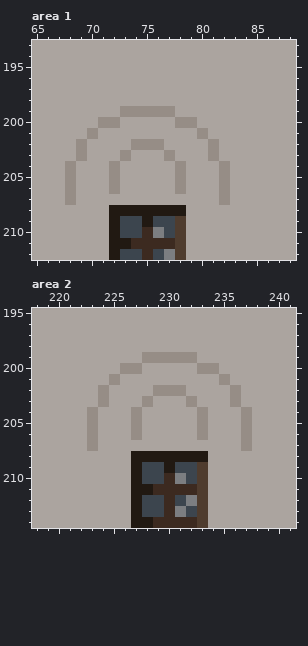
Pixel-art file -- art/sakala.aseprite. The picture above was drawn from the file before the commit.
300x300 pixels, 1 frame. Colours within 5 levels of each other are drawn and written as one. Shown: area 1: x 65..88, y 193..212; area 2: x 218..241, y 195..214. The commit also changed other parts of the picture, which this record leaves out.
Now the later version:
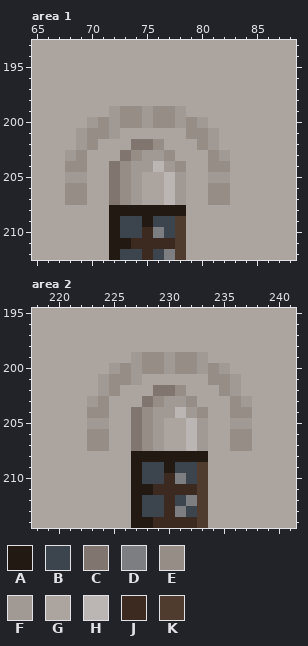
Palette (. is transparent): A #211912  B #3c454e  C #80756f  D #7c7e81  E #968d86  F #a19993  G #aba49f  H #bbb6b3  J #3c2a20  K #4f3c2e
Changes in this commit:
Area 1, layer "Maja":
The edit turns colour E into colour C in row 202 at x 74 to 75; in row 203 at x 73; in rows 204 to 206 at x 72.
The edit turns colour G into colour C in row 207 at x 72.
The edit turns colour G into colour E in row 200 at x 73 to 74 and 76 to 77; in row 201 at x 71 and 79; in row 202 at x 70 and 80; in row 203 at x 74; in row 204 at x 69, 73 and 81; in row 205 at x 73.
The edit turns colour G into colour E in rows 206 to 207 at x 69, 73 and 81.
The edit turns colour E into colour F in row 199 at x 75; in row 200 at x 72 and 78; in row 202 at x 69 and 81; in row 205 at x 68, 78 and 82; in row 206 at x 78.
The edit turns colour G into colour F in row 199 at x 72 and 78; in row 200 at x 70, 75 and 80; in row 201 at x 69, 72 and 81; in row 203 at x 68, 75 to 76 and 82; in row 204 at x 74 to 75 and 77; in row 205 at x 69, 74 and 81.
The edit turns colour G into colour F in row 206 at x 74; in row 207 at x 74 and 78.
The edit turns colour G into colour H in row 204 at x 76; in rows 205 to 207 at x 77.
Area 2, layer "Maja":
The edit turns colour E into colour C in row 202 at x 229 to 230; in row 203 at x 228; in rows 204 to 206 at x 227.
The edit turns colour G into colour C in row 207 at x 227.
The edit turns colour G into colour E in row 200 at x 228 to 229 and 231 to 232; in row 201 at x 226 and 234; in row 202 at x 225 and 235; in row 203 at x 229; in row 204 at x 224, 228 and 236; in row 205 at x 228.
The edit turns colour G into colour E in rows 206 to 207 at x 224, 228 and 236.
The edit turns colour E into colour F in row 199 at x 230; in row 200 at x 227 and 233; in row 202 at x 224 and 236; in row 205 at x 223, 233 and 237; in row 206 at x 233.
The edit turns colour G into colour F in row 199 at x 227 and 233; in row 200 at x 225, 230 and 235; in row 201 at x 224, 227 and 236; in row 203 at x 223, 230 to 231 and 237; in row 204 at x 229 to 230 and 232; in row 205 at x 224, 229 and 236.
The edit turns colour G into colour F in row 206 at x 229; in row 207 at x 229 and 233.
The edit turns colour G into colour H in row 204 at x 231; in rows 205 to 207 at x 232.
Pixel boxes of the changes (left, top, right, bottom) in both pictures:
changed: (65, 106, 230, 205)
changed: (87, 352, 252, 451)
